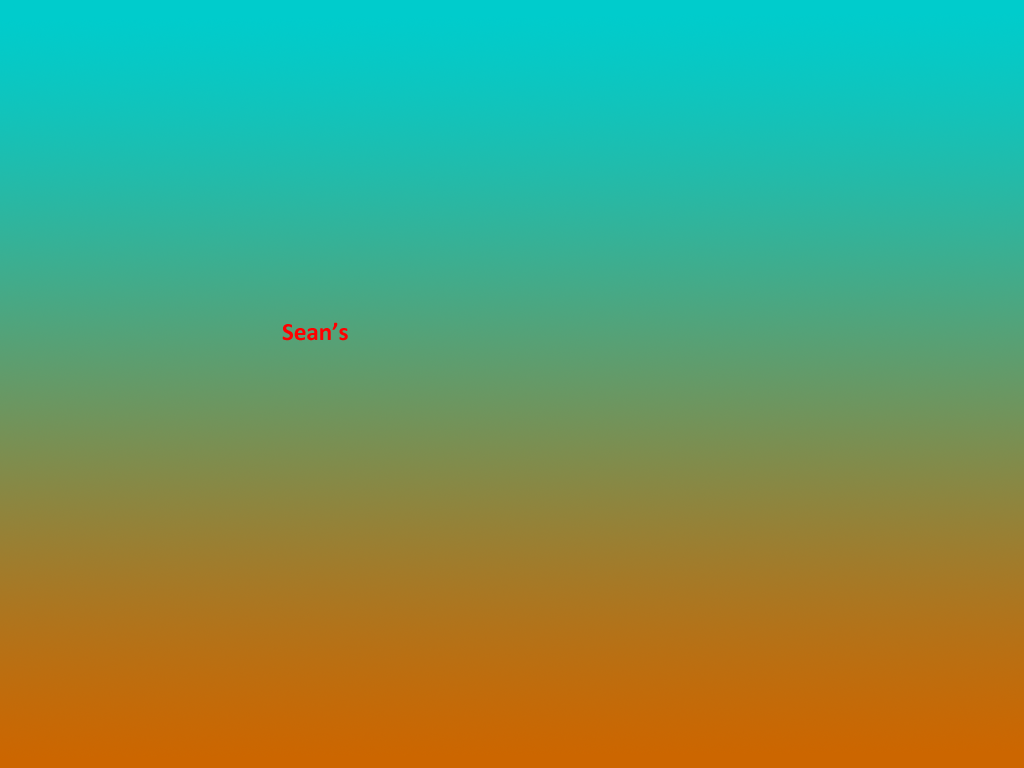
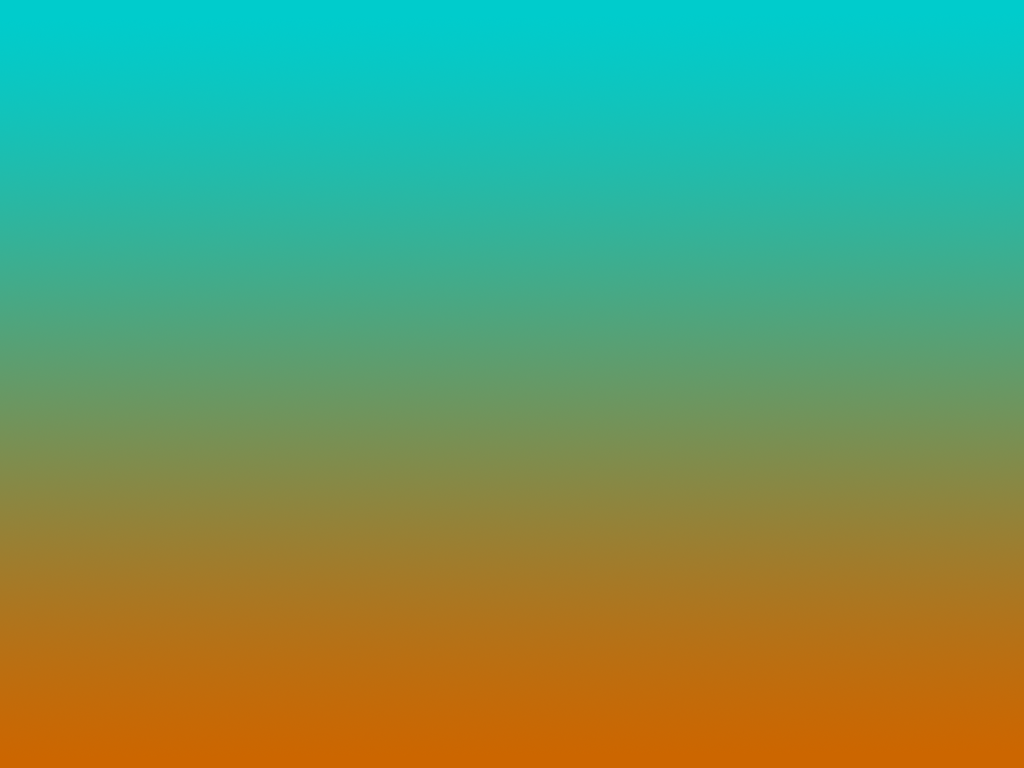
Comparing the layer stacks of the two 1024x768 images. Changes:
removed layer "Sean’s" over (x1=282, y1=322, x2=348, y2=341)
